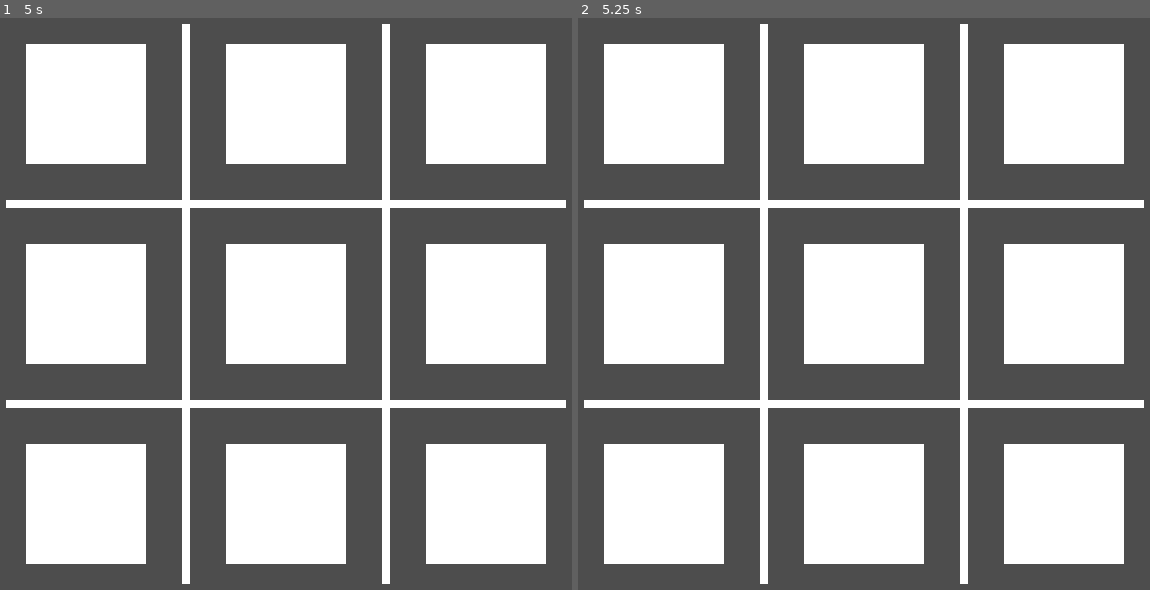
Above: before the commit, frames 1-2 (left to right).
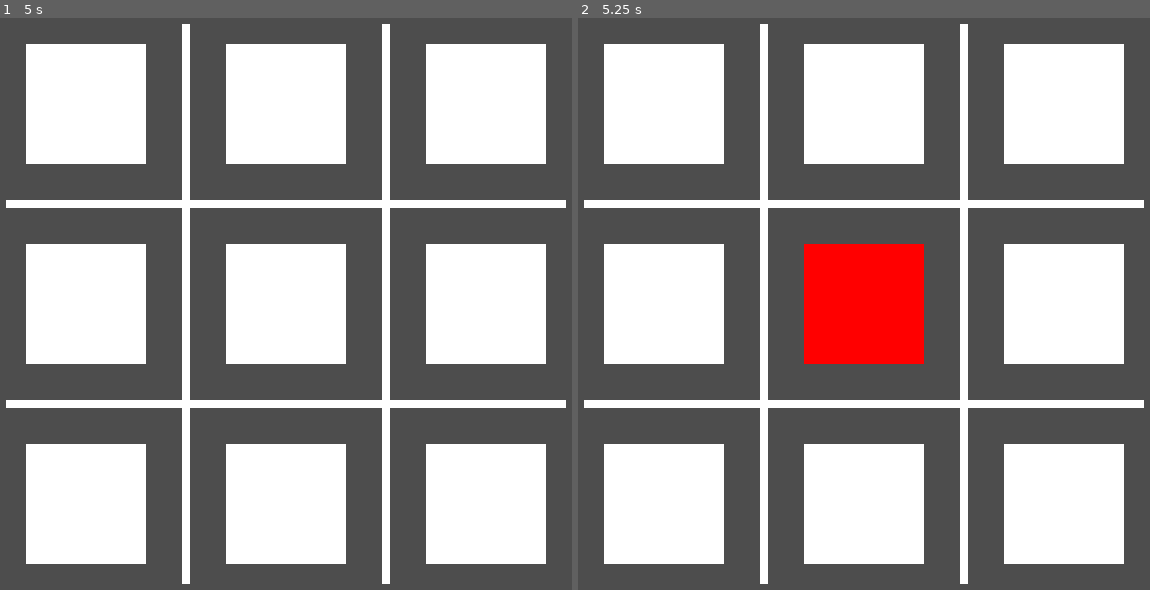
Above: after the commit, the same moments.

Repository: smmmfrd/tlp
Game: Godot game, scene res://index.tscn
Same seed, same stepped clock (60 frames per second), same inputs: the game is played once before the commit and once after it.
Inputs (mouse positions are in pixels of both pictures, inside the frame that each line leads up to):
- Up to frame 1 (5 s): tap Enter at 0.5, 2, 3.5 s; move the mouse to (417, 275) at 0.52 s; click (417, 275) at 0.67 s; tap Space at 1.25, 2.75, 4.25 s; move the mouse to (165, 332) at 1.27 s; click (165, 332) at 1.42 s; move the mouse to (343, 172) at 2.02 s; click (343, 172) at 2.17 s; move the mouse to (257, 424) at 2.77 s; click (257, 424) at 2.92 s; move the mouse to (463, 395) at 3.52 s; click (463, 395) at 3.67 s; move the mouse to (108, 212) at 4.27 s; click (108, 212) at 4.42 s
- Up to frame 2 (5.25 s): move the mouse to (892, 304) at 5.02 s; click (892, 304) at 5.17 s

Frame 1 is identical in both runs. In frame 2, 4.4% of the frame differs, in the area x 39-61%, y 39-61%.

Commit message:
Clicking Logic

Diff:
--- a/Tic Tac Toe/game.gd
+++ b/Tic Tac Toe/game.gd
@@ -1,6 +1,6 @@
 extends Node2D
 
-
+@export var playerTurn = false
 
 # Called when the node enters the scene tree for the first time.
 func _ready():
@@ -8,3 +8,5 @@
 
 func square_clicked(x, y):
 	print("clicked at (" + str(x) + ", " + str(y) + ").")
+	print(playerTurn)
+	playerTurn = not playerTurn
--- a/Tic Tac Toe/square.gd
+++ b/Tic Tac Toe/square.gd
@@ -1,11 +1,22 @@
 extends Sprite2D
-
 
 @export var x := 0
 @export var y := 0
 
+# The ole' Mumford Singleton
+@onready var game_manager = $"../..";
+var filled = false
+
 func _input(event):
 	if event is InputEventMouseButton and event.pressed and event.button_index == MOUSE_BUTTON_LEFT:
 		if get_rect().has_point(to_local(event.position)):
-			# Call up dumbass.
-			$"../..".square_clicked(x, y);
+			if(not filled):
+				selected()
+
+func selected():
+	if(game_manager.playerTurn):
+		modulate = Color(0, 0, 1)
+	else:
+		modulate = Color(1, 0, 0)
+	filled = true
+	game_manager.square_clicked(x, y)
